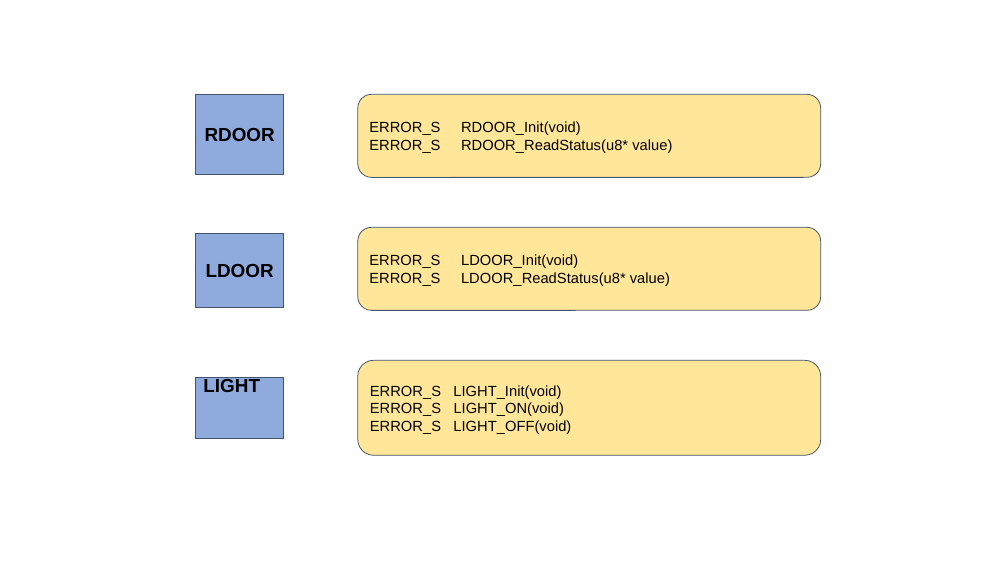
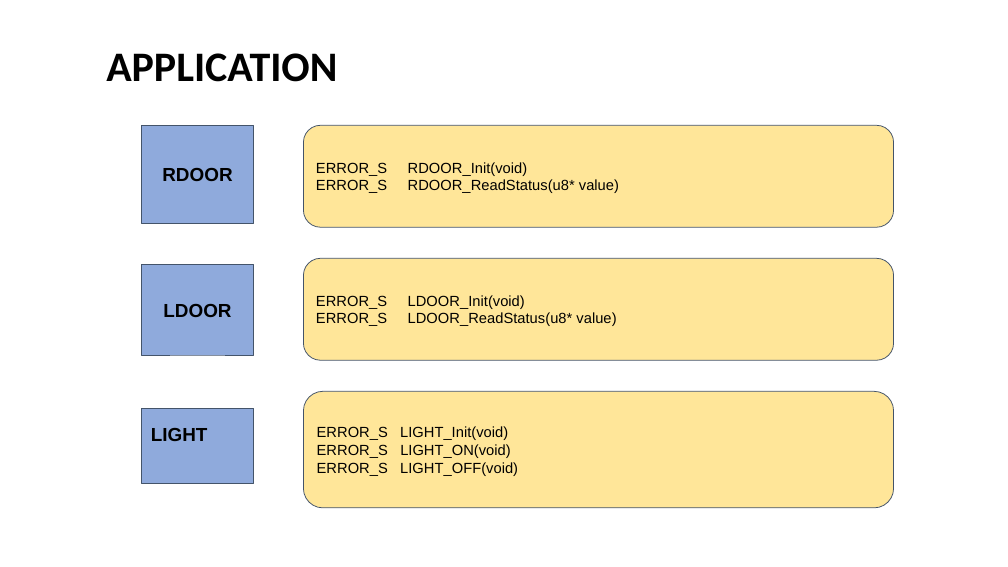
Before and after one commit to Nafe3/AUTOSAR_TIVAC, a slide deck: slide 7 of CabinCarLamp_StaticArchitecture.pptx (slide 2 before the commit). Drawn at 1008x567 pixels with LibreOffice and Linux fonts; fonts in the diff are those of the drawing. Boxes give left, top, right and bottom in pixels: in the first picture for what was removed or moved away, otherwise in the second. Text is boxed around its words. In the diff, an @@ line names an element or a change of style, - is before the commit and + after.

```diff
--- a/CabinCarLamp_StaticArchitecture.pptx
+++ b/CabinCarLamp_StaticArchitecture.pptx
@@ text added at bbox=[106, 53, 337, 82], 40 pt, text #000000, bold @@
+APPLICATION
@@ rectangle "RDOOR": place and size @@
-rectangle "RDOOR" at bbox=[196, 95, 284, 175]
+rectangle "RDOOR" at bbox=[141, 126, 254, 224]
@@ rounded rectangle "ERROR_S RDOOR_Init(void)": place and size @@
-rounded rectangle "ERROR_S RDOOR_Init(void)" at bbox=[358, 95, 820, 178]
+rounded rectangle "ERROR_S RDOOR_Init(void)" at bbox=[303, 126, 894, 228]
@@ rectangle "LDOOR": place and size @@
-rectangle "LDOOR" at bbox=[196, 234, 284, 308]
+rectangle "LDOOR" at bbox=[141, 265, 254, 355]
@@ rounded rectangle "ERROR_S LDOOR_Init(void)": place and size @@
-rounded rectangle "ERROR_S LDOOR_Init(void)" at bbox=[358, 228, 820, 311]
+rounded rectangle "ERROR_S LDOOR_Init(void)" at bbox=[303, 259, 894, 361]
@@ rectangle "LIGHT": place and size @@
-rectangle "LIGHT" at bbox=[196, 377, 284, 439]
+rectangle "LIGHT" at bbox=[141, 408, 254, 484]
@@ rounded rectangle "ERROR_S LIGHT_Init(void)": place and size @@
-rounded rectangle "ERROR_S LIGHT_Init(void)" at bbox=[358, 361, 820, 456]
+rounded rectangle "ERROR_S LIGHT_Init(void)" at bbox=[303, 392, 894, 508]
```
Also in this commit, not shown: 1 other slide changed, 5 slides added, 1 slide removed, 1 other file.
